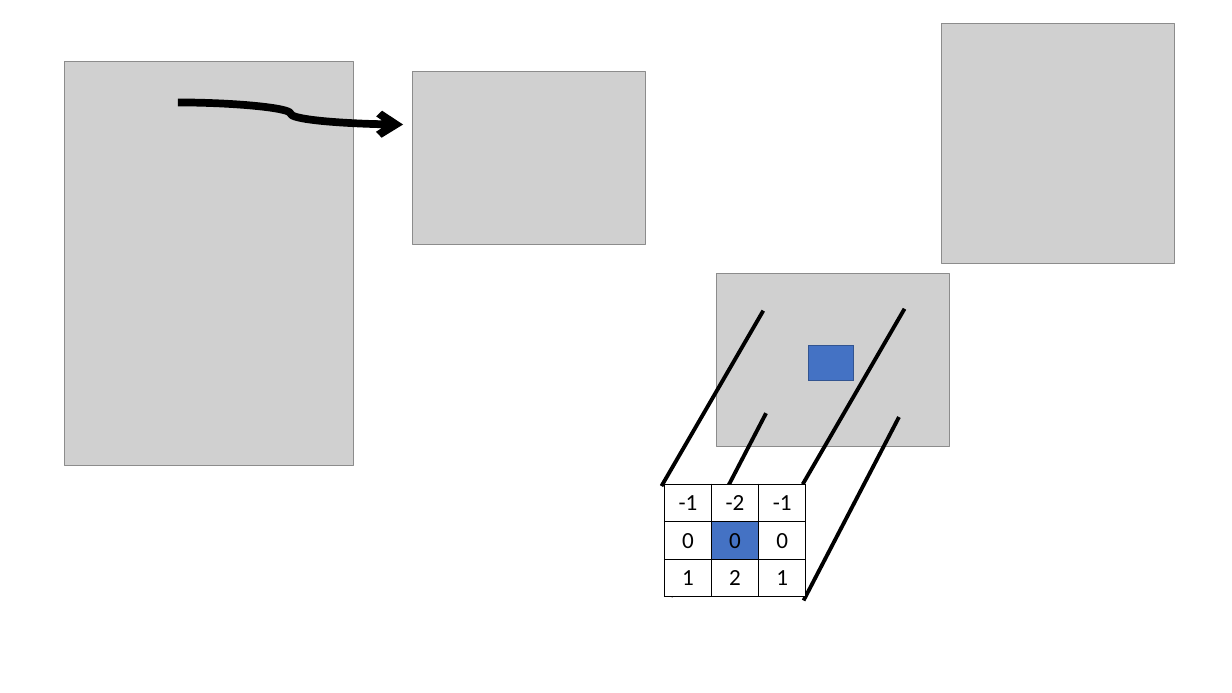
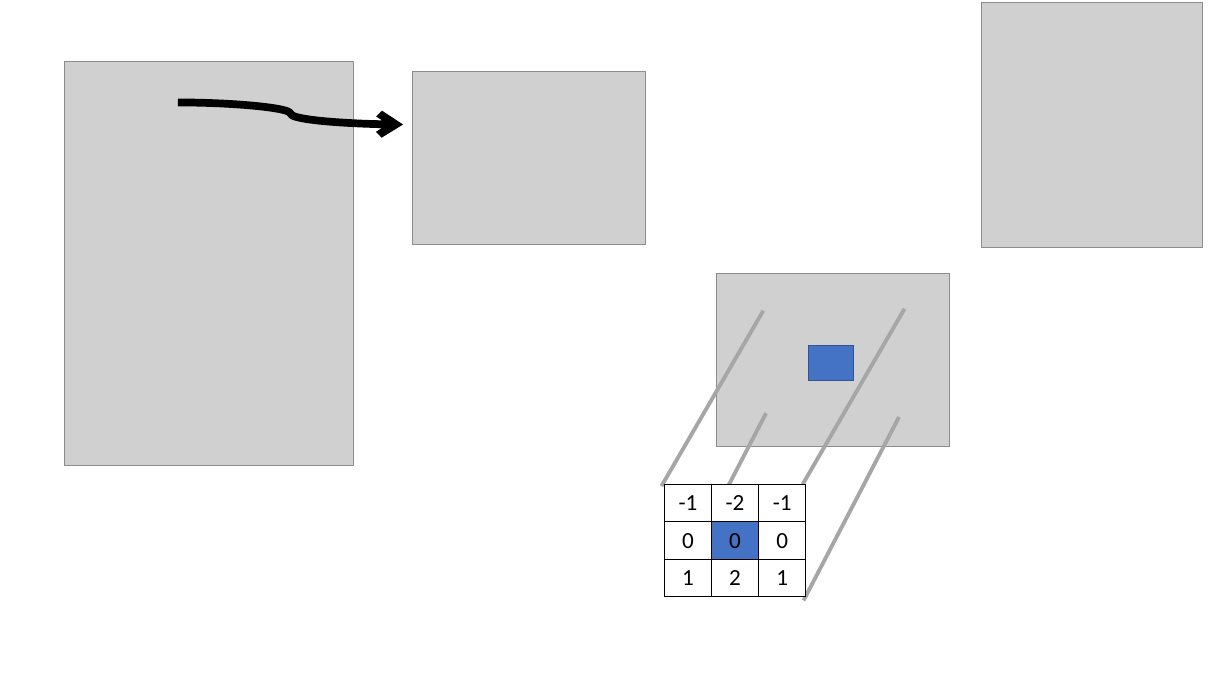
Before and after one commit to JJader/Deteccao_Borda, a slide deck: slide 3 of Documentacao/Artigo/Nova pasta (2)/img/Apresentação1.pptx (slide 2 before the commit). Drawn at 1232x693 pixels with LibreOffice and Linux fonts; fonts in the diff are those of the drawing; grey boxes stand for pictures. Boxes give left, top, right and bottom in pixels: in the first picture for what was removed or moved away, otherwise in the second. Text is boxed around its words. In the diff, an @@ line names an element or a change of style, - is before the commit and + after.

```diff
--- a/Documentacao/Artigo/Nova pasta (2)/img/Apresentação1.pptx
+++ b/Documentacao/Artigo/Nova pasta (2)/img/Apresentação1.pptx
@@ picture: place and size @@
-picture at [942,23,1175,263]
+picture at [982,2,1203,247]
@@ line (662, 486) - (763, 311): stroke #000000 3 pt to #A6A6A6 3 pt @@
@@ line (803, 484) - (905, 309): stroke #000000 3 pt to #A6A6A6 3 pt @@
@@ line (671, 597) - (766, 413): stroke #000000 3 pt to #A6A6A6 3 pt @@
@@ line (804, 601) - (899, 417): stroke #000000 3 pt to #A6A6A6 3 pt @@
```
Also in this commit, not shown: 2 other slides changed, 5 slides added, 16 other files.
